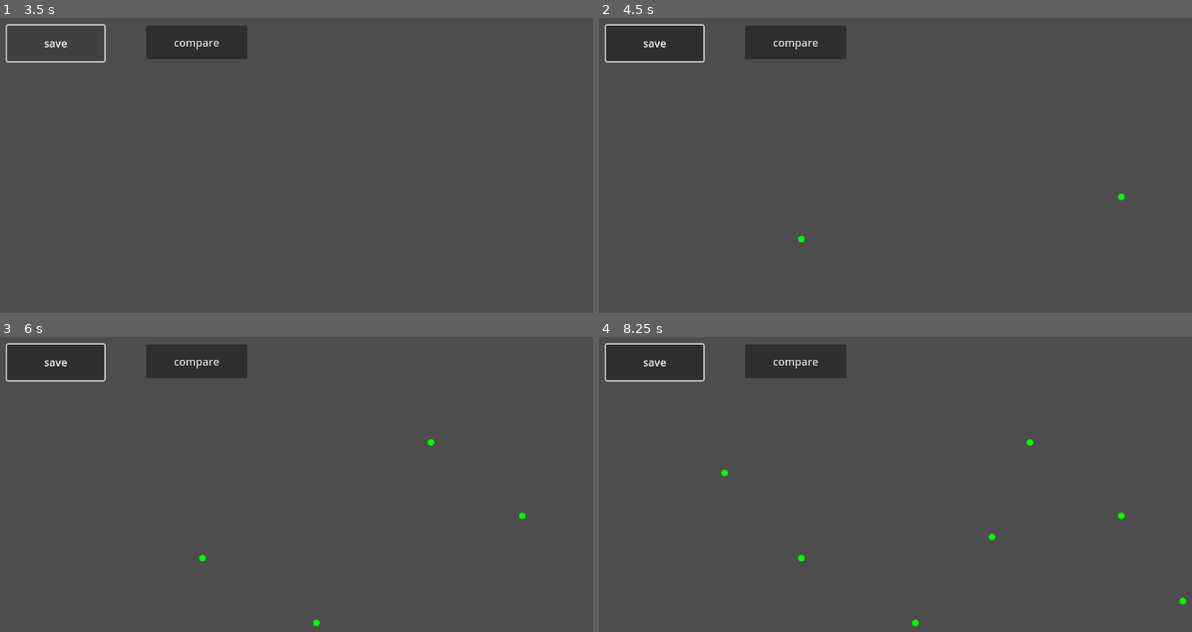
Above: before the commit, frames 1-4 (two rows, left to right).
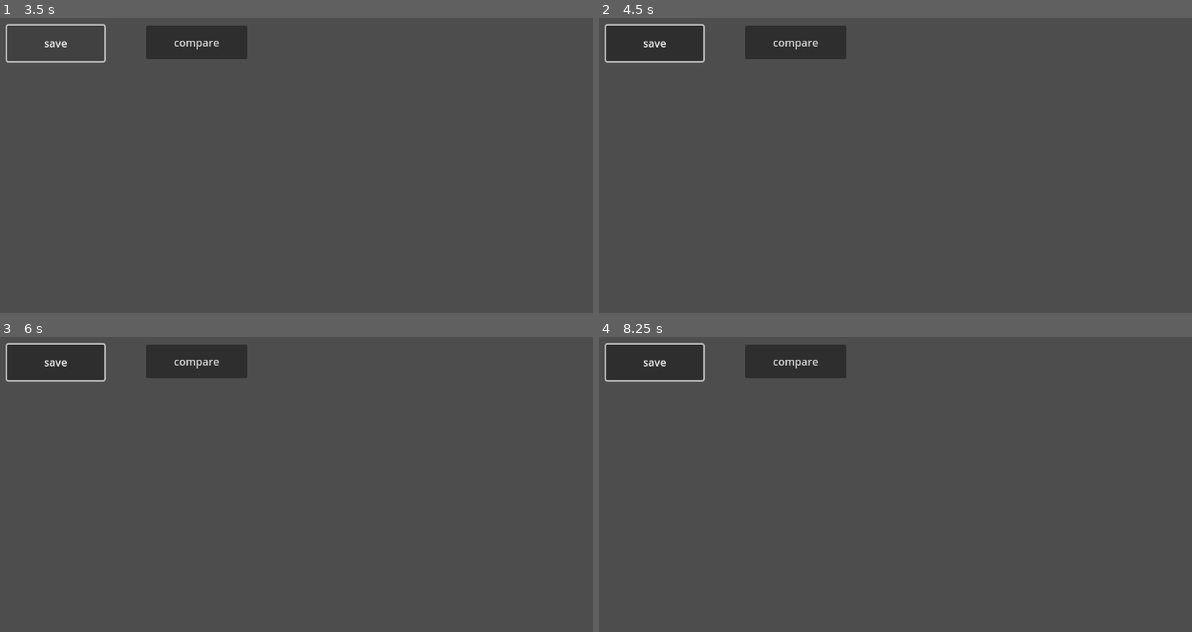
Above: after the commit, the same moments.

Repository: uprun/GRAIL-like
Game: Godot game, scene res://main.tscn
The game is run twice, just before and just after one commit, with the same random seed, the same clock (stepped at 60 frames per second) and the same inputs.
Inputs (mouse positions are in pixels of both pictures, inside the frame that each line leads up to):
- Up to frame 1 (3.5 s): click "compare" at 0.5 s; click "compare" at 1.25 s; click "compare" at 2 s; click "save" at 2.75 s
- Up to frame 2 (4.5 s): move the mouse to (1120, 197) at 3.52 s; click (1120, 197) at 3.67 s; move the mouse to (800, 239) at 4.27 s; click (800, 239) at 4.42 s
- Up to frame 3 (6 s): move the mouse to (432, 443) at 5.02 s; click (432, 443) at 5.17 s; move the mouse to (314, 623) at 5.77 s; click (314, 623) at 5.92 s
- Up to frame 4 (8.25 s): move the mouse to (1180, 602) at 6.52 s; click (1180, 602) at 6.67 s; move the mouse to (723, 472) at 7.27 s; click (723, 472) at 7.42 s; move the mouse to (990, 537) at 8.02 s; click (990, 537) at 8.17 s

Frame 1 is identical in both runs. In frame 2, less than 0.1% of the frame differs, in the area x 33-89%, y 59-77%; in frame 3, less than 0.1%; in frame 4, 0.2%, in the area x 20-100%, y 34-99%.
Error after the commit: Parse Error: Expected closing ")" after call arguments. (res://main.gd:221)

Commit message:
2024-12-19--09h48m32s

Diff:
--- a/main.gd
+++ b/main.gd
@@ -218,7 +218,7 @@
 	if drawn_symbol.lines.size() > 0:
 		compress_symbol_drawn(drawn_symbol)
 		print()
-		var a = JSON.stringify(drawn_symbol.compressed_lines)
+		var a = JSON.stringify(drawn_symbol.compressed_lines, indent: "    ")
 		var b = JSON.parse_string(a)
 		print ("b after parsing", b)
 		print()
